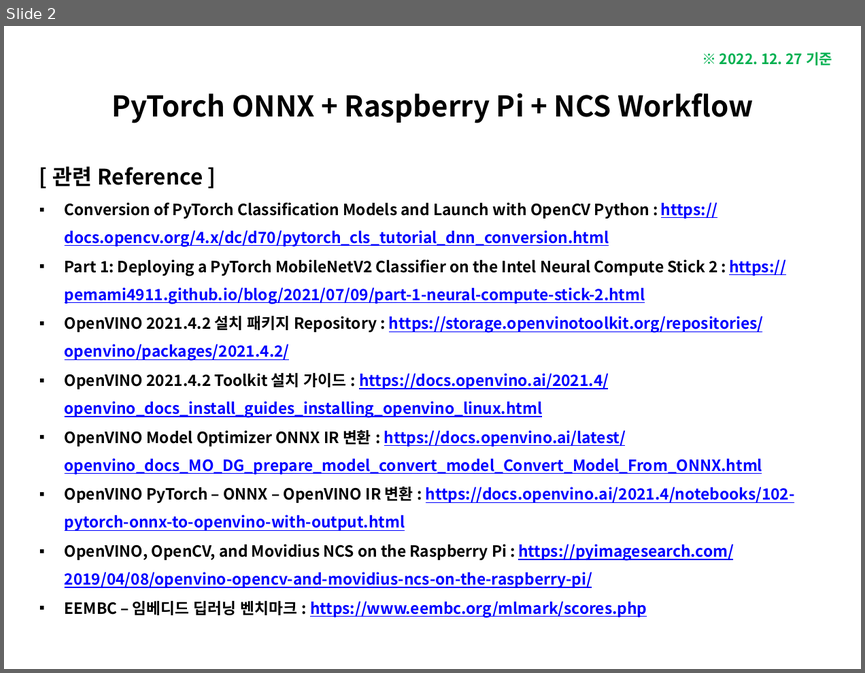
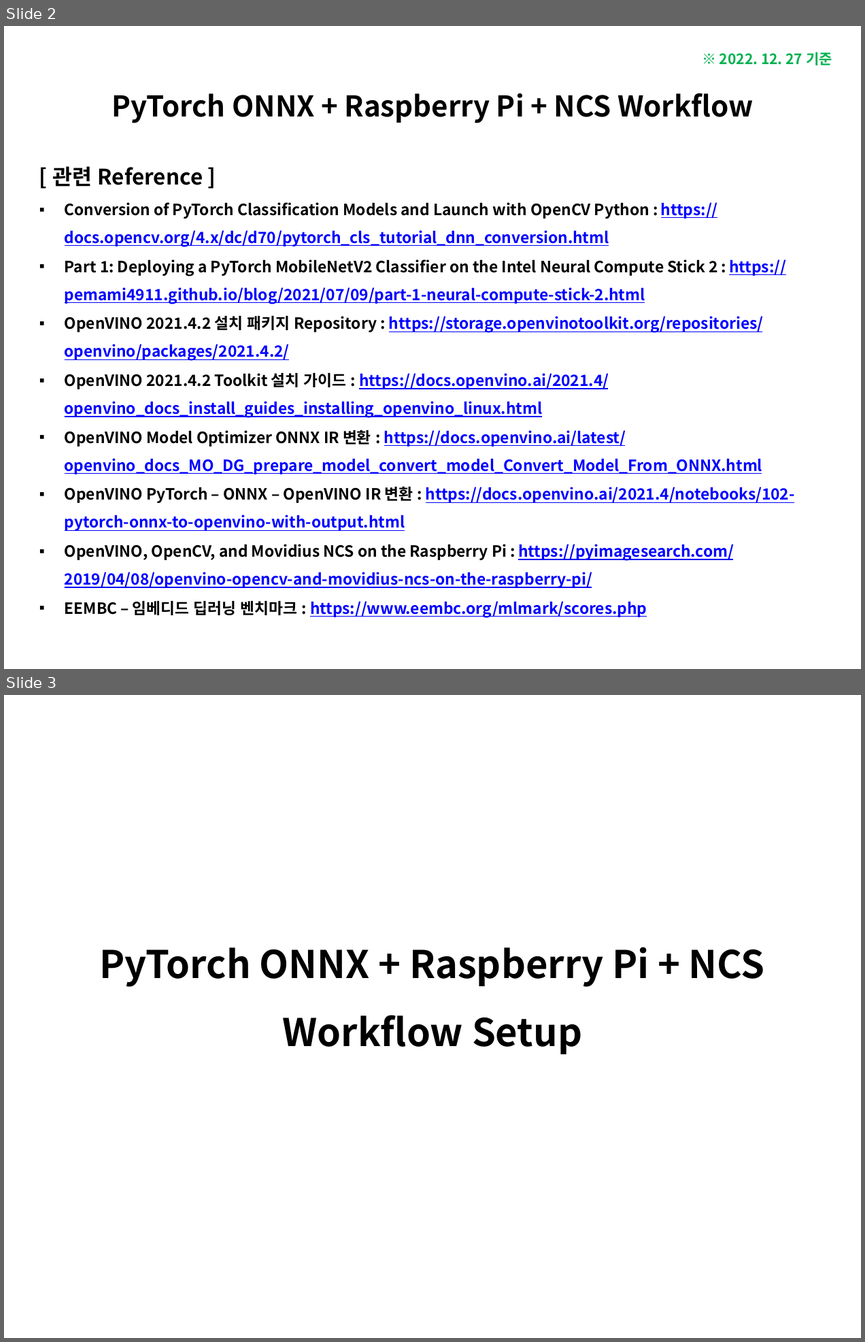
Before and after one commit to luwis93choi/Lecture-Materials-, a slide deck: PyTorch ONNX + Raspberry Pi + NCS Workflow.pptx. Shown one above the other, each under a label of ours: slide 2 before the commit, slides 2 and 3 after it. The pictures are 865x673 and 865x1342 pixels, drawn with LibreOffice and Linux fonts; fonts in the diff are those of the drawing. Boxes give left, top, right and bottom in pixels: in the first picture for what was removed or moved away, otherwise in the second. Text is boxed around its words. In the diff, an @@ line names an element or a change of style, - is before the commit and + after.

Commit message:
Updates on PyTorch ONNX + Raspberry Pi + NCS Workflow

```diff
--- a/PyTorch ONNX + Raspberry Pi + NCS Workflow.pptx
+++ b/PyTorch ONNX + Raspberry Pi + NCS Workflow.pptx
@@ slide 3 added at (4,695,861,1338), background #FFFFFF @@
@@ title added at (99,947,765,1054), 32 pt, text #000000, bold @@
+PyTorch ONNX + Raspberry Pi + NCS
+Workflow Setup
```
Also in this commit, not shown: 5 slides changed, 11 other slides added.
